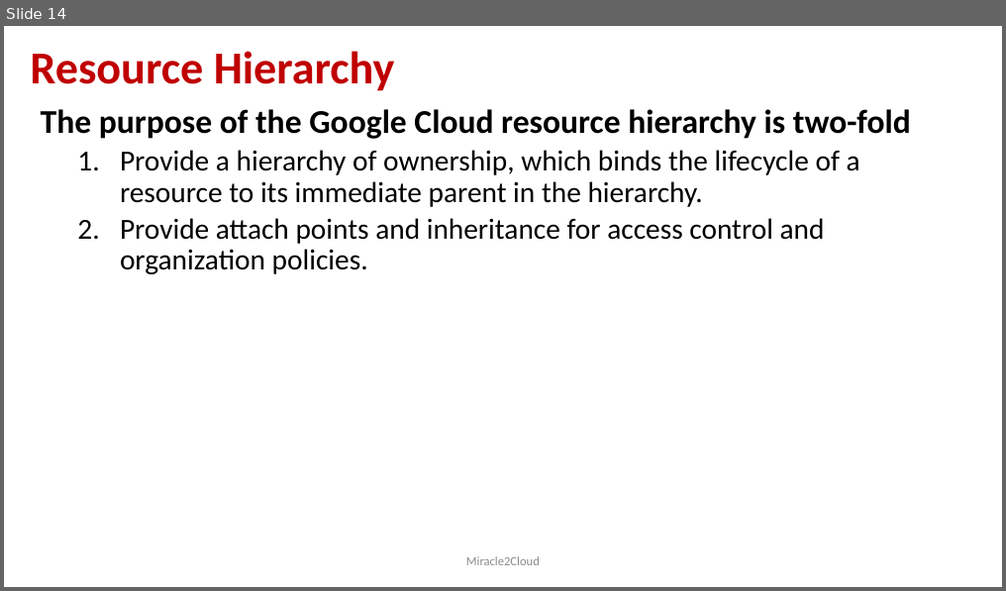
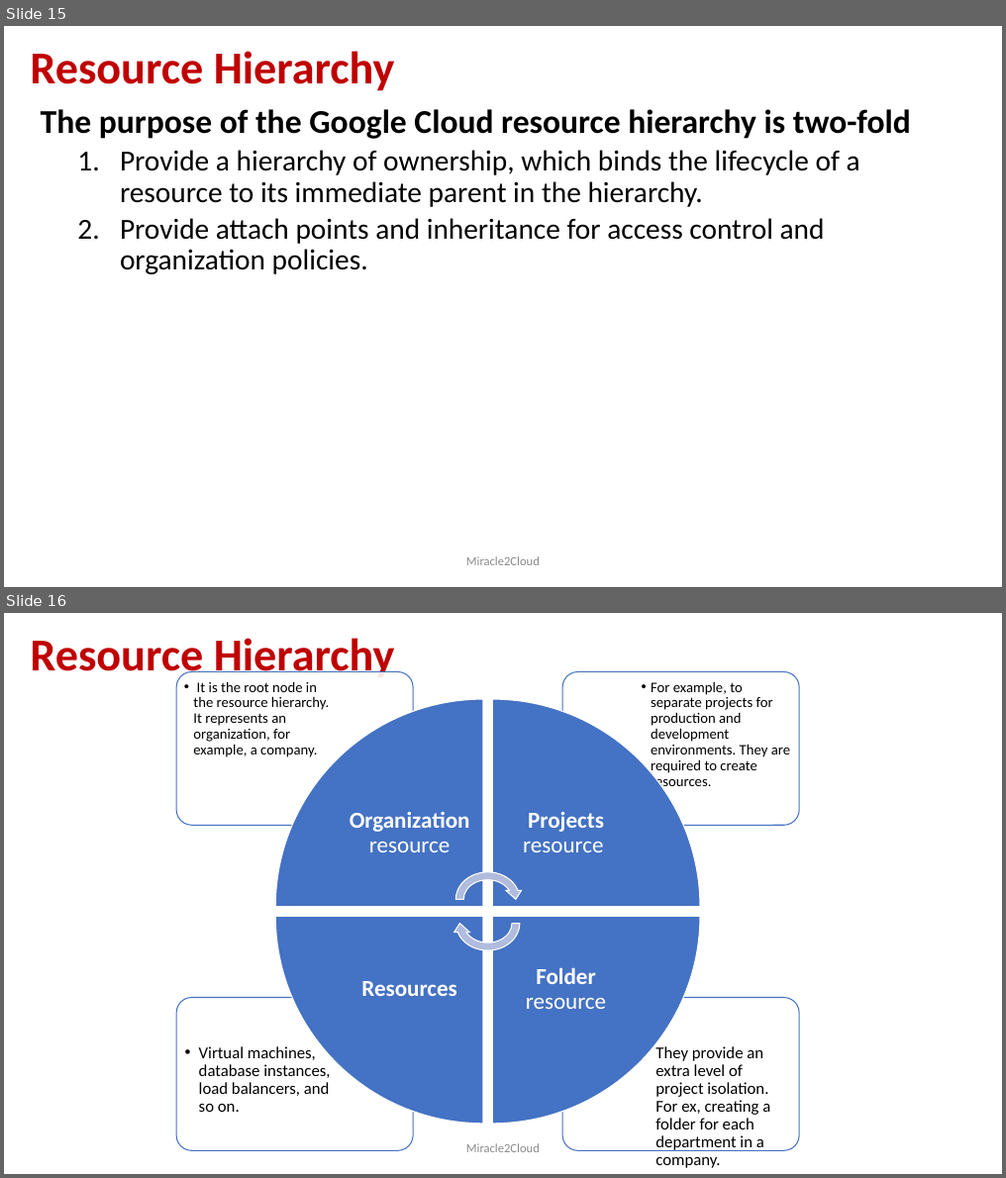
Before and after one commit to miracle2cloud/gcp, a slide deck: Google Cloud Platform.pptx. Shown one above the other, each under a label of ours: slide 14 before the commit, slides 15 and 16 after it. The pictures are 1006x591 and 1006x1178 pixels, drawn with LibreOffice and Linux fonts; fonts in the diff are those of the drawing. Boxes give left, top, right and bottom in pixels: in the first picture for what was removed or moved away, otherwise in the second. Text is boxed around its words. In the diff, an @@ line names an element or a change of style, - is before the commit and + after.

```diff
--- a/Google Cloud Platform.pptx
+++ b/Google Cloud Platform.pptx
@@ slide 16 added at (4,613,1002,1174), background #FFFFFF @@
@@ title added at (30,638,395,681), 44 pt, text #C00000, bold @@
+Resource Hierarchy
@@ group added at (176,672,799,1152): 8 texts, 4 rounded rectangles, 4 pie wedges, 2 circular arrows @@
+  • They provide an extra level of project isolation. For ex, creating a folder for each department in a company.
+  • Virtual machines, database instances, load balancers, and so on.
+  • For example, to separate projects for production and development environments. They are required to create resources.
+  • It is the root node in the resource hierarchy. It represents an organization, for example, a company.
+Organization resource
+Projects resource
+Folder resource
+Resources
@@ text added at (466,1144,540,1153), 12 pt, text #8C8C8C @@
+Miracle2Cloud
@@ what was slide 14 is now slide 15 @@
```
Also in this commit, not shown: 1 slide changed, 10 other slides added, 1 slide removed.
